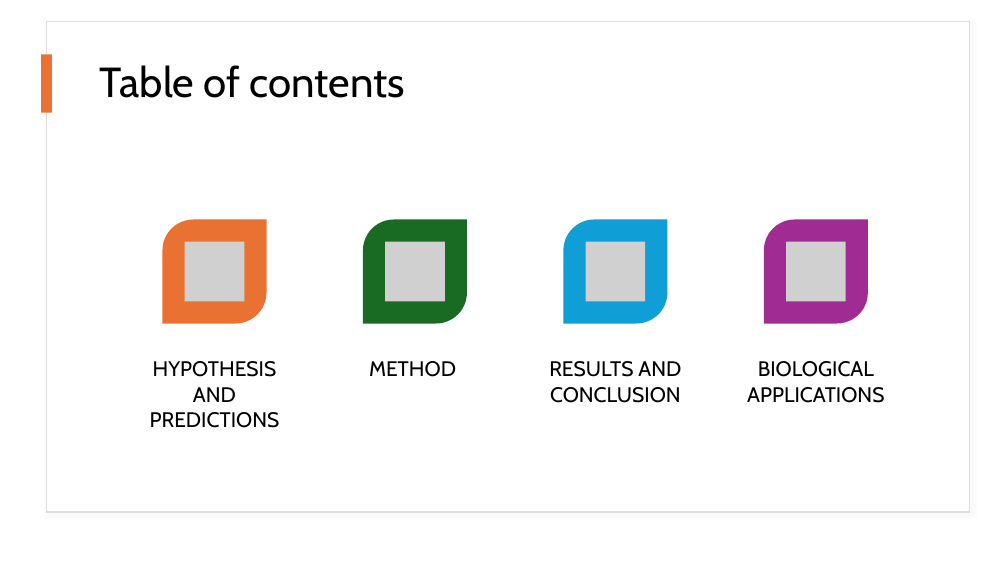
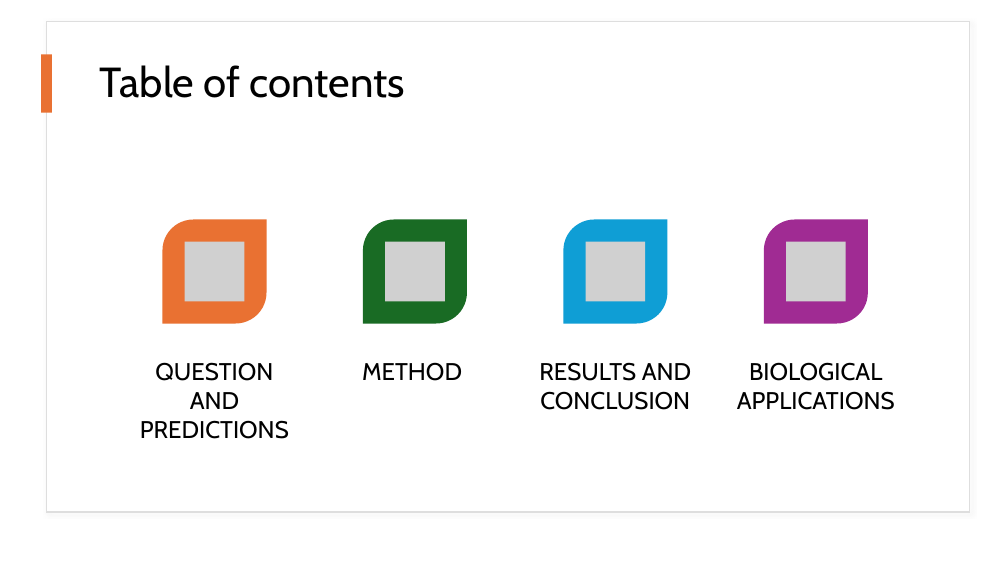
Before and after one commit to Julia-Eggenschwiler/THEEproject_Jaelle_Julia, a slide deck: slide 2 of THEE_project.pptx. Drawn at 1008x567 pixels with LibreOffice and Linux fonts; fonts in the diff are those of the drawing; grey boxes stand for pictures. Boxes give left, top, right and bottom in pixels: in the first picture for what was removed or moved away, otherwise in the second. Text is boxed around its words. In the diff, an @@ line names an element or a change of style, - is before the commit and + after.

```diff
--- a/THEE_project.pptx
+++ b/THEE_project.pptx
@@ size 20 to 23 pt; more space between paragraphs in 3 elements at box(362, 362, 462, 381), box(539, 362, 691, 410), box(737, 362, 895, 410) @@
@@ text at box(140, 362, 289, 439): text changed; size 20 to 23 pt @@
-HYPOTHESIS AND PREDICTIONS
+QUESTION AND PREDICTIONS
```
Also in this commit, not shown: 2 other slides changed.
